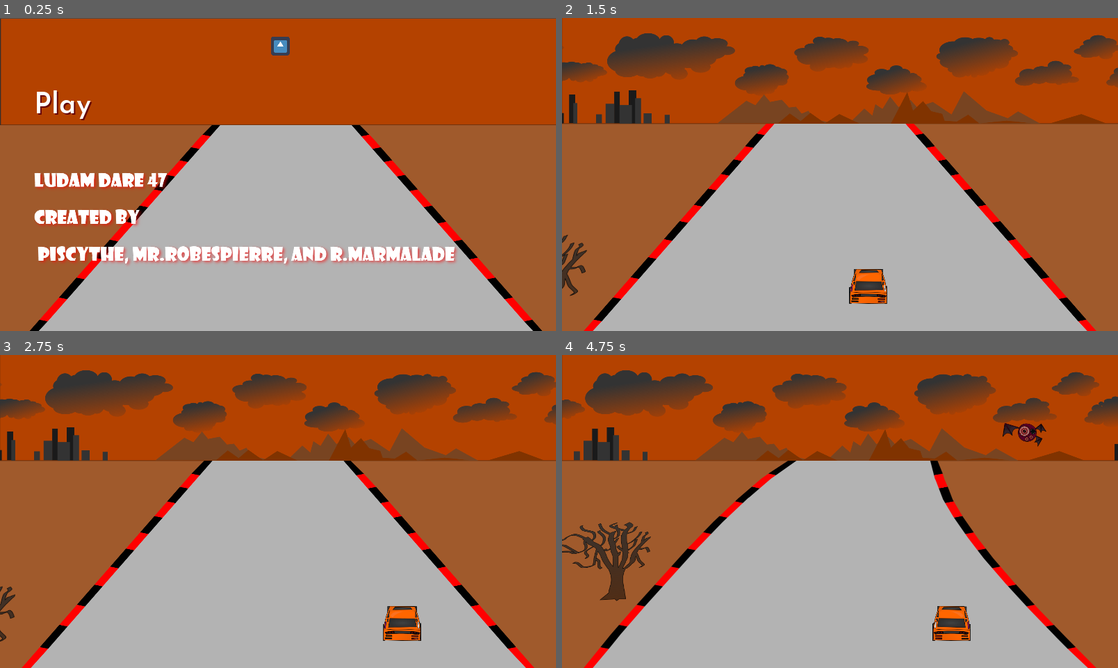
Above: before the commit, frames 1-4 (two rows, left to right).
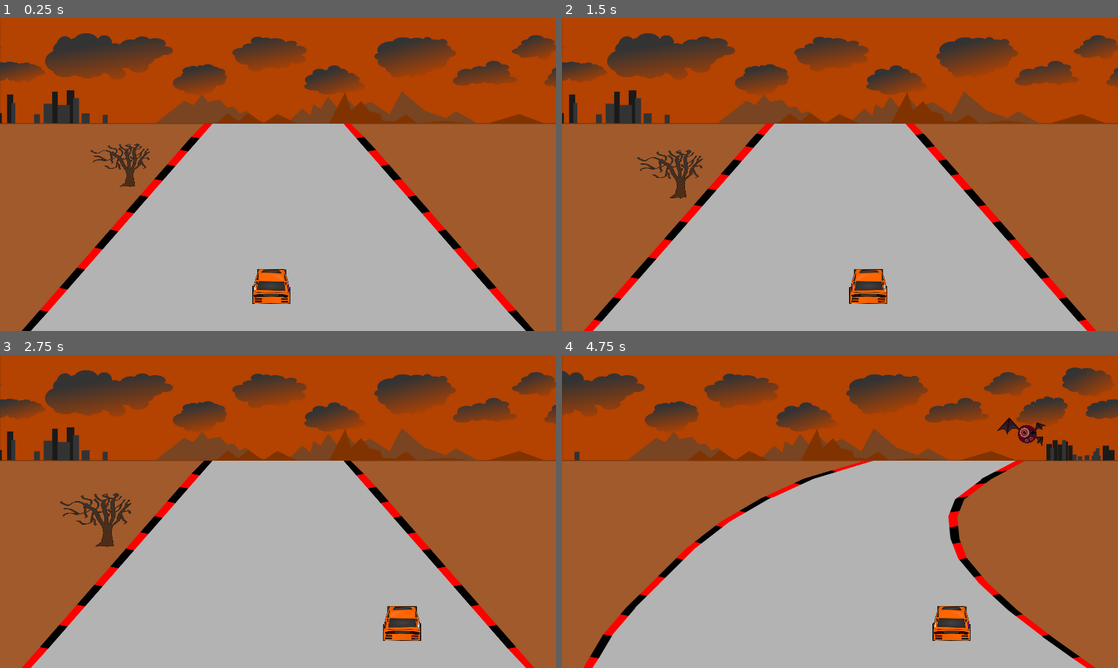
Above: after the commit, the same moments.

Repository: adambraude/LD47
Game: Godot game, scene res://Main.tscn
Two runs of this game, one before a commit and one after it. Both use one fixed random seed, a clock stepped at 60 frames per second and the inputs below. Before the commit the project starts from res://test scene.tscn. The engine's default icon, where the game draws it, is replaced by a stand-in: a white triangle on a blue panel in a dark square.
Inputs (mouse positions are in pixels of both pictures, inside the frame that each line leads up to):
- Up to frame 1 (0.25 s): no input
- Up to frame 2 (1.5 s): click (840, 115) at 0.5 s, where only the run before the commit has a clickable "Play"; hold Right (ui_right) from 1.28 s (still down)
- Up to frame 3 (2.75 s): release Right (ui_right) at 2.03 s; hold Down (ui_down) from 2.03 s (still down)
- Up to frame 4 (4.75 s): release Down (ui_down) at 2.78 s; hold Right (ui_right) 2.78-3.53 s; hold Up (ui_up) 3.53-4.28 s; hold Left (ui_left) from 4.28 s (still down)

The runs differ from the first frame. In frame 1, 22% of the frame differs, in the area x 0-100%, y 0-100%; in frame 2, 0.8%; in frame 3, 0.8%; in frame 4, 24%, in the area x 0-100%, y 4-100%.

Commit message:
BatEnemys now cycle through attack and flap animations

Diff:
--- a/BatEnemy.gd
+++ b/BatEnemy.gd
@@ -1,4 +1,7 @@
 extends RigidBody2D
+
+#export (PackedScene) var Fireball
+var fireball
 
 # Declares viable spawn box for bat
 var spawnxLeft = 225
@@ -12,15 +15,20 @@
 
 var spawn = Vector2()
 
+var attacked = false
+
 # Called when the node enters the scene tree for the first time.
 func _ready():
-	$AnimatedSprite.play("Flap")
 	attackWait()
 
 func attackWait():
+	$AnimatedSprite.play("Flap")
+
+	var attacked = false
 	var timer = Timer.new()
 
-	var wait = randf()*2+1
+	# Wait on attack is 2-5 seconds
+	var wait = randf()*3+2
 	timer.set_wait_time(wait)
 
 	timer.set_one_shot(true)
@@ -32,6 +40,7 @@
 	timer.start()
 
 func attack():
+	attacked = true
 	$AnimatedSprite.play("Attack")
 
 func getSpawn():
@@ -43,3 +52,10 @@
 # Called every frame. 'delta' is the elapsed time since the previous frame.
 #func _process(delta):
 #	pass
+
+
+func _on_AnimatedSprite_animation_finished():
+	if attacked == true:
+	#	fireball.position = spawn
+	#	add_child(fireball)
+		attackWait()
--- a/BatEnemy.tscn
+++ b/BatEnemy.tscn
@@ -54,7 +54,7 @@
 } ]
 
 [sub_resource type="RectangleShape2D" id=2]
-extents = Vector2( 78.2761, 43.5581 )
+extents = Vector2( 83.3474, 46.9377 )
 
 [node name="BatEnemy" type="RigidBody2D" groups=[
 "bats",
@@ -68,7 +68,8 @@
 animation = "Attack"
 
 [node name="HitBox" type="CollisionShape2D" parent="."]
-position = Vector2( -0.522705, -1.3923 )
+position = Vector2( -8.01428, -1.3923 )
 shape = SubResource( 2 )
 
 [node name="Attack Cool Down" type="Timer" parent="."]
+[connection signal="animation_finished" from="AnimatedSprite" to="." method="_on_AnimatedSprite_animation_finished"]
--- a/Fireball.gd
+++ b/Fireball.gd
@@ -17,6 +17,6 @@
 
 
 func _on_Fireball_body_entered(body):
-	print("Fireball connected")
+	#print("Fireball connected")
 	hide()
 	$CollisionShape2D.set_deferred("disabled", true)
--- a/Main.tscn
+++ b/Main.tscn
@@ -10,9 +10,6 @@
 BatEnemy = ExtResource( 3 )
 
 [node name="Background" parent="." instance=ExtResource( 1 )]
-
-[node name="Road" parent="Background" index="2"]
-frame = 0
 
 [node name="MobTimer" type="Timer" parent="."]
 wait_time = 2.0
--- a/project.godot
+++ b/project.godot
@@ -16,7 +16,7 @@
 [application]
 
 config/name="LD47"
-run/main_scene="res://test scene.tscn"
+run/main_scene="res://Main.tscn"
 config/icon="res://icon.png"
 
 [display]
